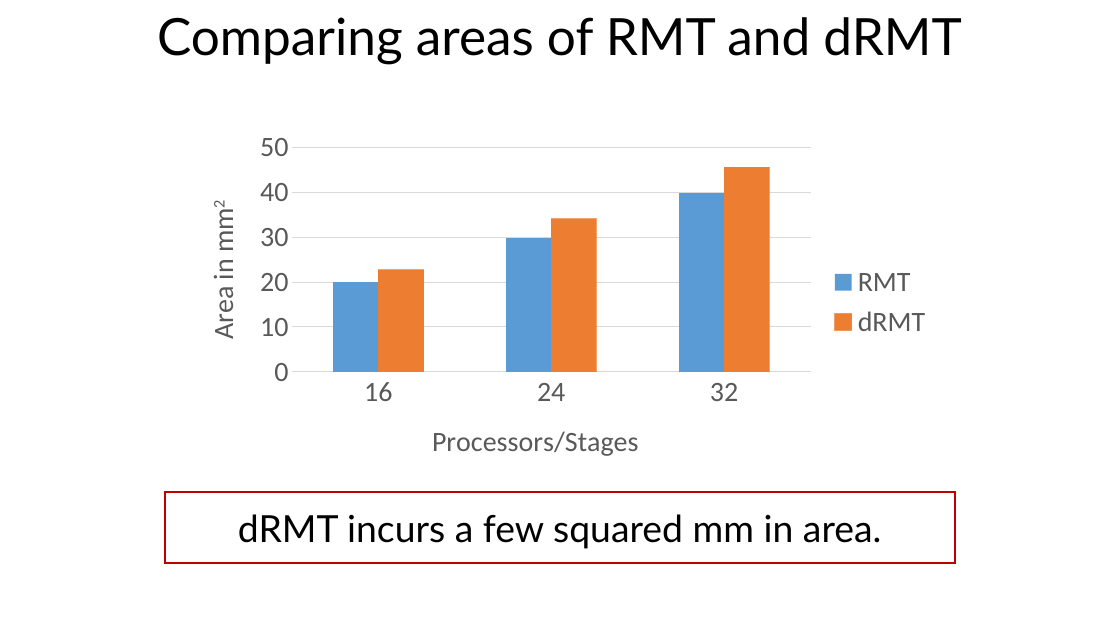
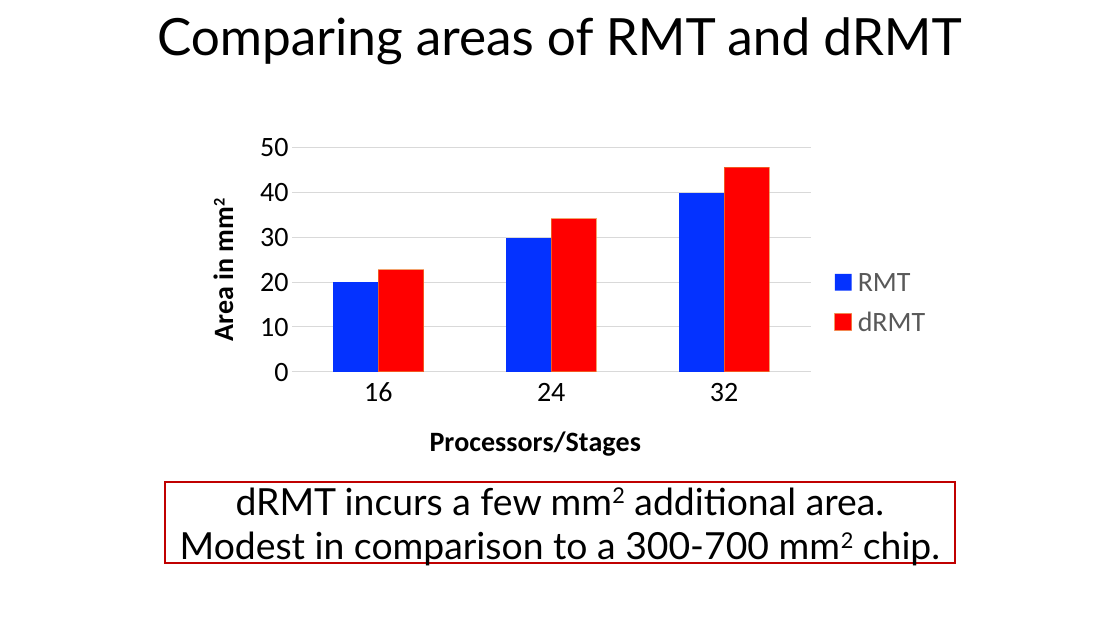
Before and after one commit to anirudhSK/drmt_talk, a slide deck: slide 29 of drmt_sigcomm.pptx. Drawn at 1120x630 pixels with LibreOffice and Linux fonts; fonts in the diff are those of the drawing. Boxes give left, top, right and bottom in pixels: in the first picture for what was removed or moved away, otherwise in the second. Text is boxed around its words. In the diff, an @@ line names an element or a change of style, - is before the commit and + after.

Commit message:
Remove old attempt at cliff chart.
Harmonize color schemes across both graphs

```diff
--- a/drmt_sigcomm.pptx
+++ b/drmt_sigcomm.pptx
@@ column chart at bbox=[187, 124, 942, 482] @@
@@ colour of RMT #5B9BD5 to #0432FF @@
@@ colour of dRMT #ED7D31 to #FF0000 @@
@@ category axis changed @@
@@ value axis changed @@
@@ rectangle "dRMT incurs a few mm2 ...": place and size @@
-rectangle "dRMT incurs a few mm2 ..." at bbox=[165, 492, 954, 563]
+rectangle "dRMT incurs a few mm2 ..." at bbox=[165, 482, 954, 563]
@@ text in rectangle at bbox=[180, 482, 940, 566]: text changed @@
-dRMT incurs a few squared mm in area.
+dRMT incurs a few mm2 additional area.
+Modest in comparison to a 300-700 mm2 chip.
```
Also in this commit, not shown: 1 slide removed.
